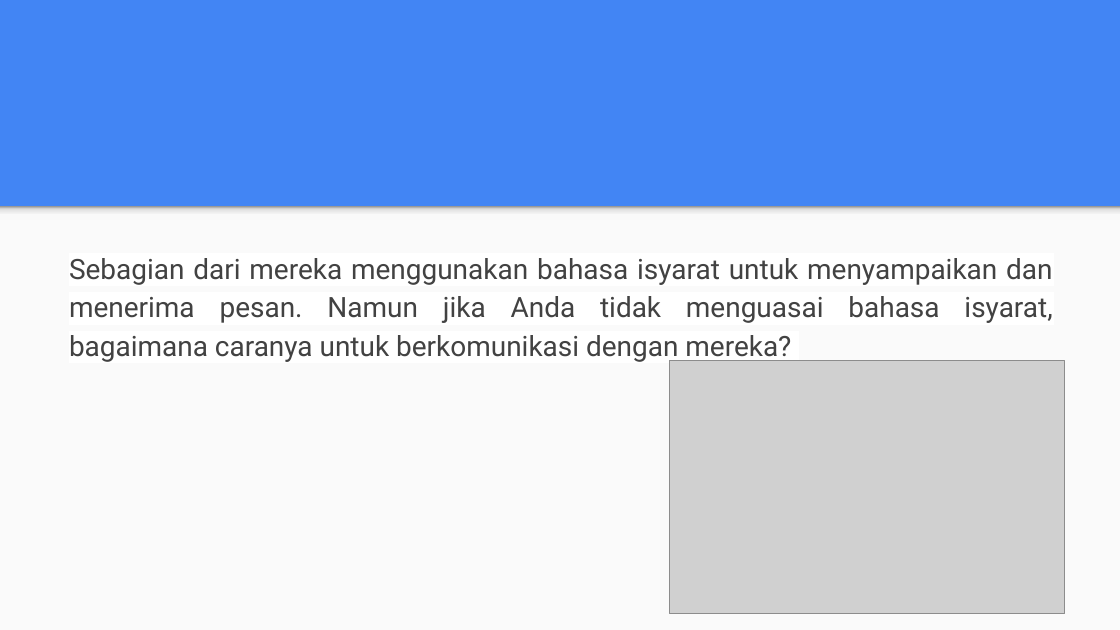
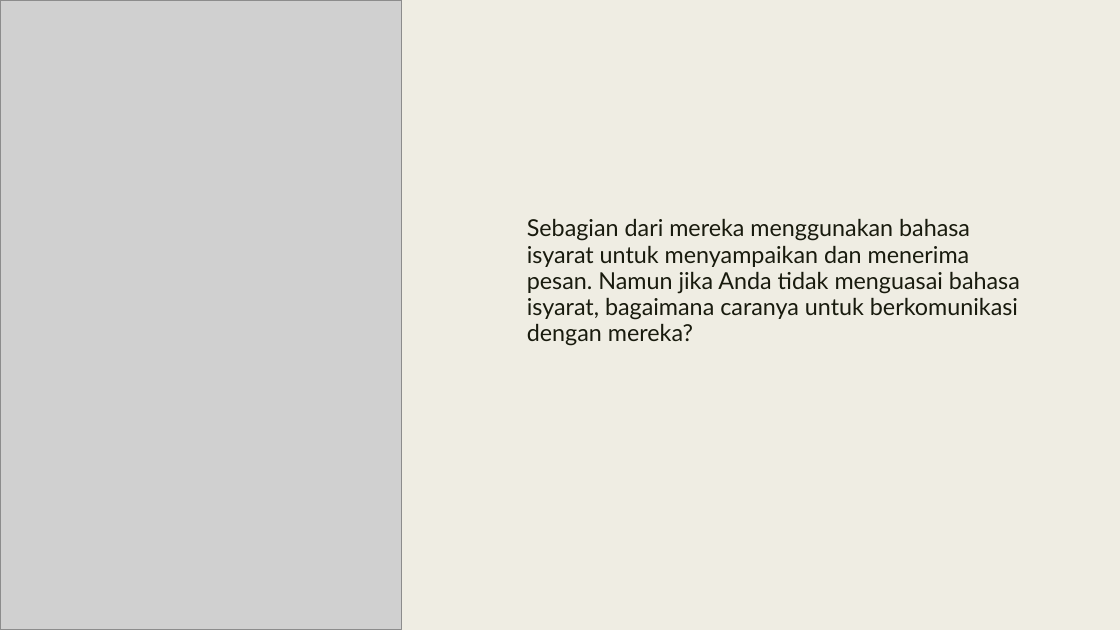
Before and after one commit to 2018-RealitasVirtualAugmentasi/tugas4-proposal-fp-ar-team-fuad, a slide deck: slide 3 of AUGMENTED REALITY.pptx. Drawn at 1120x630 pixels with LibreOffice and Linux fonts; fonts in the diff are those of the drawing; grey boxes stand for pictures. Boxes give left, top, right and bottom in pixels: in the first picture for what was removed or moved away, otherwise in the second. Text is boxed around its words. In the diff, an @@ line names an element or a change of style, - is before the commit and + after.

```diff
--- a/AUGMENTED REALITY.pptx
+++ b/AUGMENTED REALITY.pptx
@@ background #4285F4 to #EFEDE3 @@
@@ picture added at (0,0,402,629) @@
@@ rectangle added at (44,0,65,629), fill #191B0E @@
@@ rectangle removed at (0,206,1120,629) @@
@@ rectangle removed at (0,206,1120,220) @@
@@ text "Sebagian dari mereka menggunakan bahasa ...": place and size @@
-text "Sebagian dari mereka menggunakan bahasa ..." at (69,258,1052,363)
+text "Sebagian dari mereka menggunakan bahasa ..." at (527,219,1020,346)
@@ text "Sebagian dari mereka menggunakan bahasa ..." at (527,219,1020,346): size 18 to 15 pt, font Roboto to Lato, text colour #424242 to #191B0E, highlight #FFFFFF to none; alignment justified to left; indent changed; line spacing 1.15 to 0.94; less space between paragraphs @@
@@ picture removed at (670,361,1065,614) @@
```
Also in this commit, not shown: 7 other slides changed, 1 slide added, 1 slide removed.
